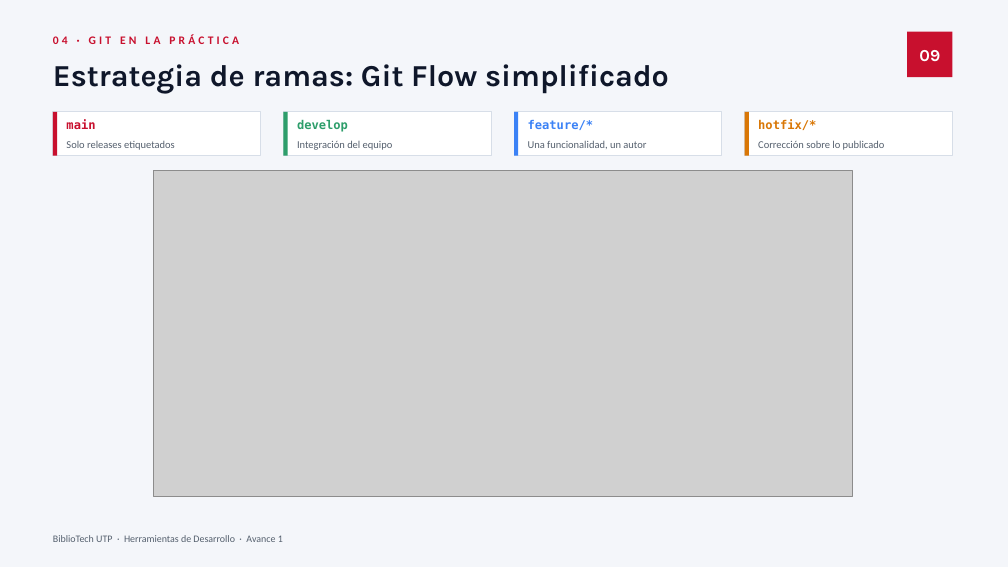
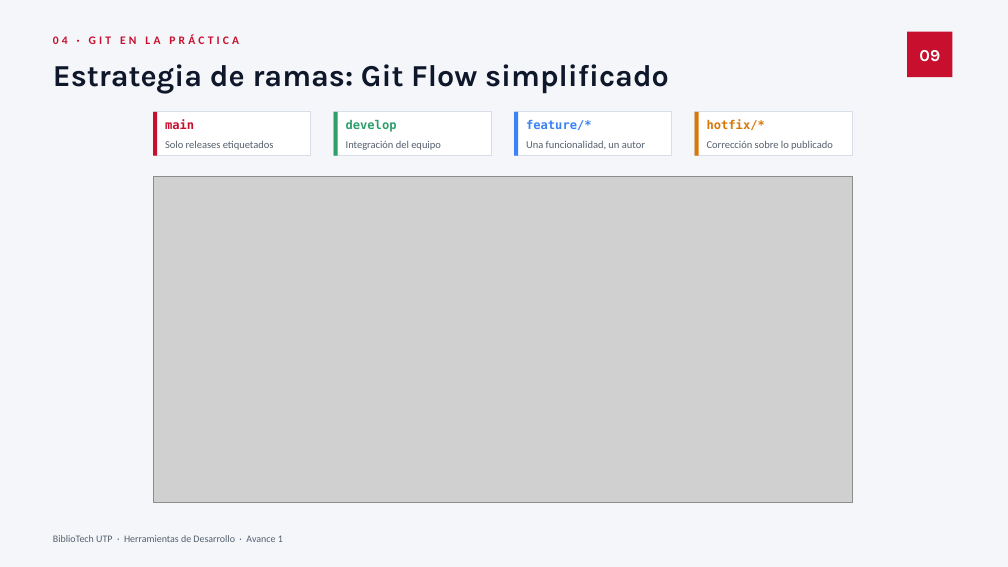
Before and after one commit to nocompe/Herramienta-de-desarrollo-biblioteca, a slide deck: slide 9 of docs/Avance1-BiblioTech-UTP.pptx. Drawn at 1008x567 pixels with LibreOffice and Linux fonts; fonts in the diff are those of the drawing; grey boxes stand for pictures. Boxes give left, top, right and bottom in pixels: in the first picture for what was removed or moved away, otherwise in the second. Text is boxed around its words. In the diff, an @@ line names an element or a change of style, - is before the commit and + after.

Commit message:
docs: rehacer el diagrama de arquitectura y actualizar informe y presentacion
- El diagrama de arquitectura dejaba una franja vacia bajo el panel de
  herramientas; se reorganiza para ocupar todo el lienzo.
- Diagrama To Be: la etiqueta "git push" quedaba lejos de las flechas.
- Informe Word regenerado con los diagramas corregidos e indice actualizado.
- Presentacion con ajustes de separacion y equilibrio en 5, 9, 13, 14 y 16.

```diff
--- a/docs/Avance1-BiblioTech-UTP.pptx
+++ b/docs/Avance1-BiblioTech-UTP.pptx
@@ rectangle: place and size @@
-rectangle at box(53, 112, 57, 156)
+rectangle at box(153, 112, 157, 156)
@@ rectangle: place and size @@
-rectangle at box(53, 112, 261, 156)
+rectangle at box(153, 112, 311, 156)
@@ text "main": place and size @@
-text "main" at box(66, 119, 95, 129)
+text "main" at box(165, 119, 194, 129)
@@ rectangle: place and size @@
-rectangle at box(284, 112, 288, 156)
+rectangle at box(333, 112, 338, 156)
@@ rectangle: place and size @@
-rectangle at box(284, 112, 492, 156)
+rectangle at box(333, 112, 492, 156)
@@ text "develop": place and size @@
-text "develop" at box(297, 120, 348, 132)
+text "develop" at box(346, 120, 397, 132)
@@ rectangle: place and size @@
-rectangle at box(514, 112, 722, 156)
+rectangle at box(514, 112, 672, 156)
@@ rectangle: place and size @@
-rectangle at box(745, 112, 749, 156)
+rectangle at box(695, 112, 699, 156)
@@ rectangle: place and size @@
-rectangle at box(745, 112, 953, 156)
+rectangle at box(695, 112, 853, 156)
@@ text "hotfix/*": place and size @@
-text "hotfix/*" at box(758, 119, 816, 130)
+text "hotfix/*" at box(707, 119, 765, 130)
@@ text "Solo releases etiquetados": place and size @@
-text "Solo releases etiquetados" at box(66, 141, 175, 150)
+text "Solo releases etiquetados" at box(165, 140, 274, 150)
@@ text "Integración del equipo": place and size @@
-text "Integración del equipo" at box(297, 140, 393, 150)
+text "Integración del equipo" at box(346, 141, 441, 150)
@@ text "Corrección sobre lo publicado": place and size @@
-text "Corrección sobre lo publicado" at box(758, 140, 885, 150)
+text "Corrección sobre lo publicado" at box(707, 140, 833, 150)
@@ picture: place and size @@
-picture at box(153, 171, 852, 497)
+picture at box(153, 177, 852, 503)
```
Also in this commit, not shown: 4 other slides changed, 3 other files.
